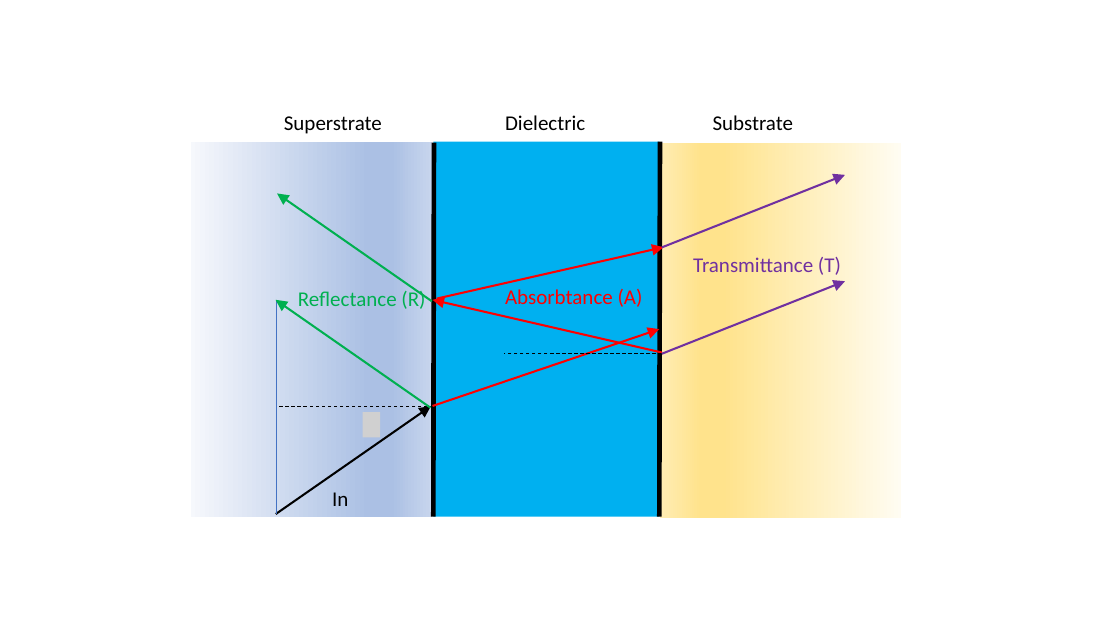
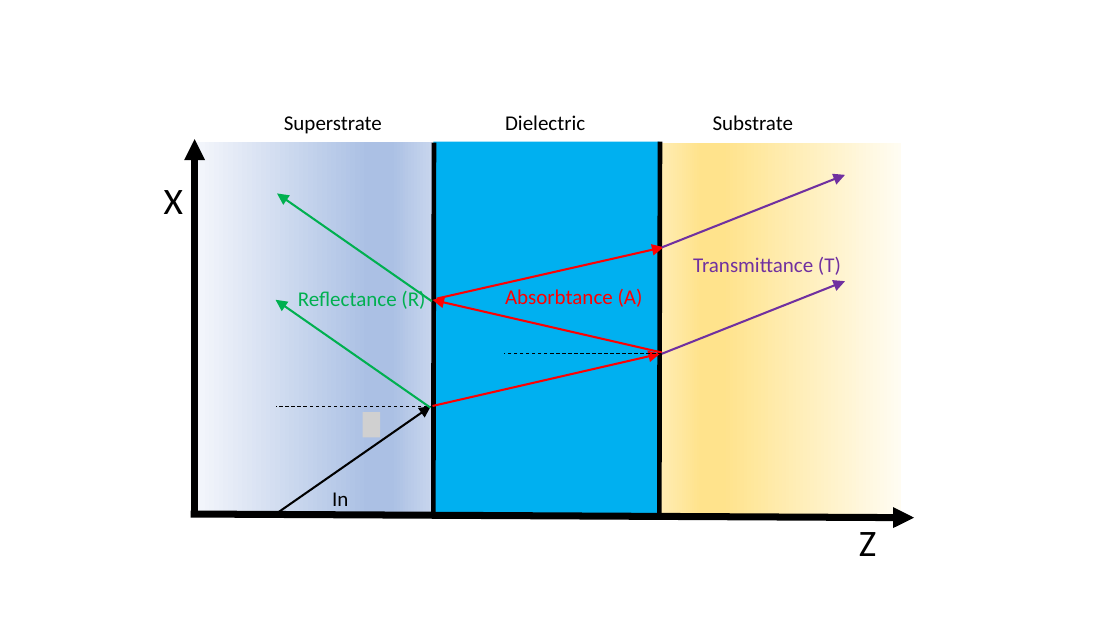
Before and after one commit to JohnKendrick/PDielec, a slide deck: slide 4 of Sphinx/SingleCrystalGeometry.pptx. Drawn at 1120x630 pixels with LibreOffice and Linux fonts; fonts in the diff are those of the drawing; grey boxes stand for pictures. Boxes give left, top, right and bottom in pixels: in the first picture for what was removed or moved away, otherwise in the second. Text is boxed around its words. In the diff, an @@ line names an element or a change of style, - is before the commit and + after.

```diff
--- a/Sphinx/SingleCrystalGeometry.pptx
+++ b/Sphinx/SingleCrystalGeometry.pptx
@@ arrow added from (195, 515) to (195, 139), #000000 6 pt @@
@@ text added at [164, 190, 183, 214], 32 pt, text #000000 @@
+X
@@ line removed from (276, 300) to (276, 408) @@
@@ arrow moved from (433, 406) - (660, 329) to (433, 406) - (660, 354) @@
@@ line removed from (276, 407) to (276, 514) @@
@@ arrow added from (191, 514) to (914, 518), #000000 6 pt @@
@@ text added at [859, 532, 876, 556], 32 pt, text #000000 @@
+Z
```
Also in this commit, not shown: 2 slides added, 3 other files.
